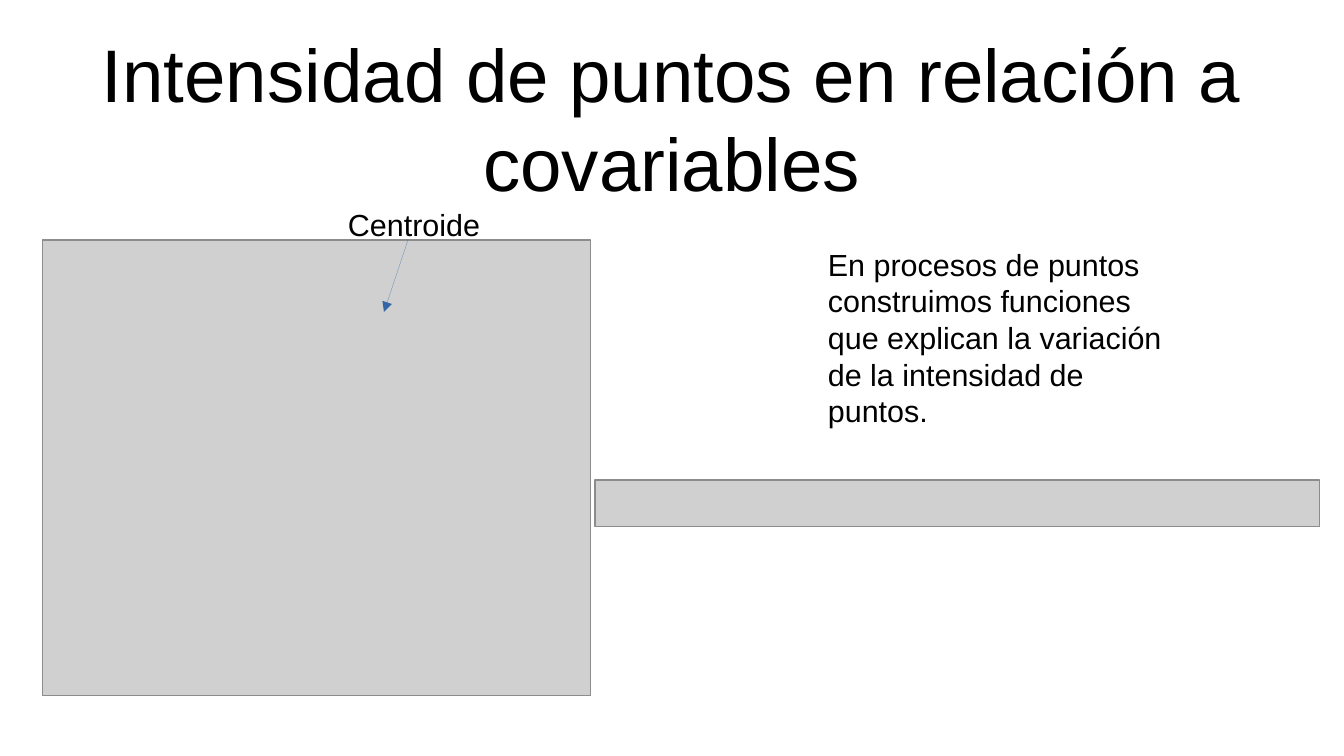
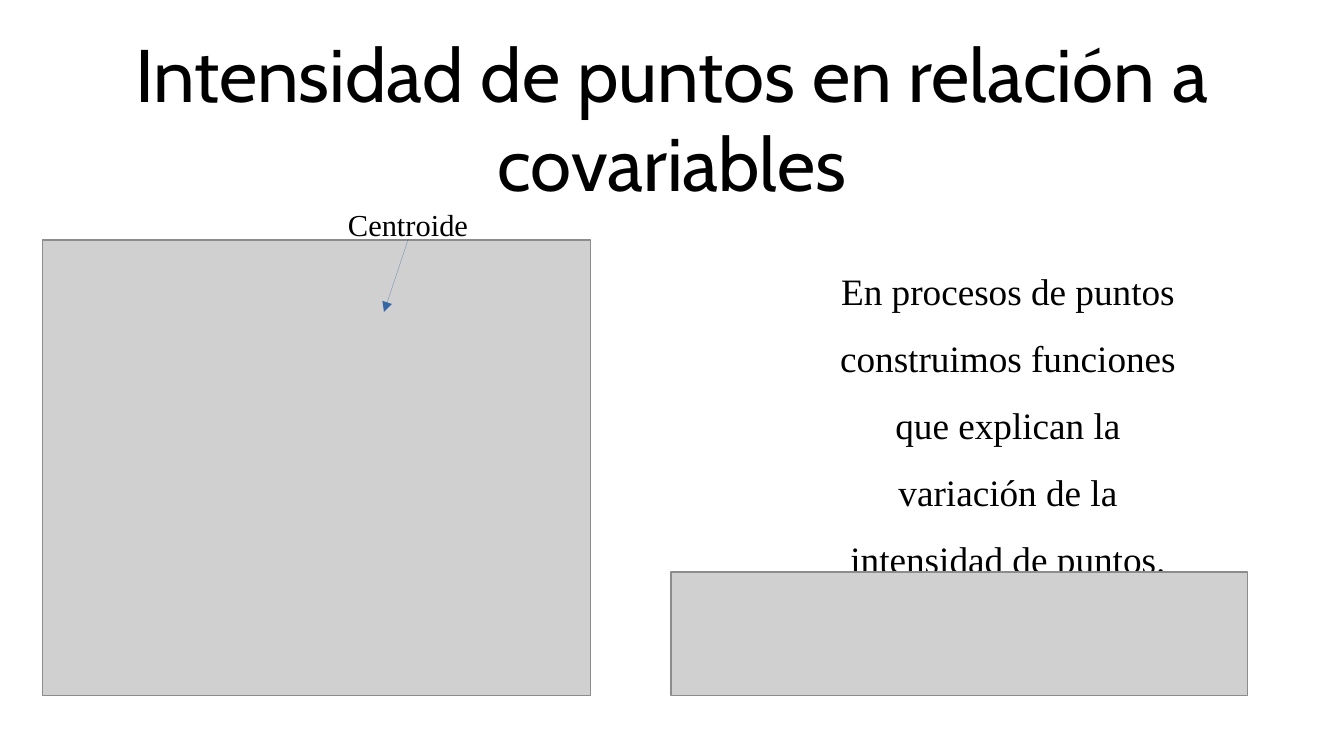
Before and after one commit to gerardommc/Ecologia-Teorica-II, a slide deck: slide 15 of Nicho/Caso-correlativo.odp (slide 14 before the commit). Drawn at 1344x756 pixels with LibreOffice and Linux fonts; fonts in the diff are those of the drawing; grey boxes stand for pictures. Boxes give left, top, right and bottom in pixels: in the first picture for what was removed or moved away, otherwise in the second. Text is boxed around its words. In the diff, an @@ line names an element or a change of style, - is before the commit and + after.

```diff
--- a/Nicho/Caso-correlativo.odp
+++ b/Nicho/Caso-correlativo.odp
@@ title "Intensidad de puntos en relación ...": place and size @@
-title "Intensidad de puntos en relación ..." at bbox=[102, 47, 1240, 192]
+title "Intensidad de puntos en relación ..." at bbox=[135, 46, 1208, 192]
@@ title "Intensidad de puntos en relación ..." at bbox=[135, 46, 1208, 192]: font Arial to Cabin @@
@@ text "Centroide" at bbox=[348, 215, 468, 243]: font Arial to Times New Roman @@
@@ text "En procesos de puntos construimos ..." at bbox=[840, 279, 1176, 580]: size 18 to 22 pt, font Arial to Times New Roman; alignment left to centre; line spacing 1 to 1.5 @@
@@ picture: place and size @@
-picture at bbox=[595, 481, 1320, 527]
+picture at bbox=[671, 572, 1248, 696]
```
Also in this commit, not shown: 26 other slides changed, 5 slides added, 2 other files.
